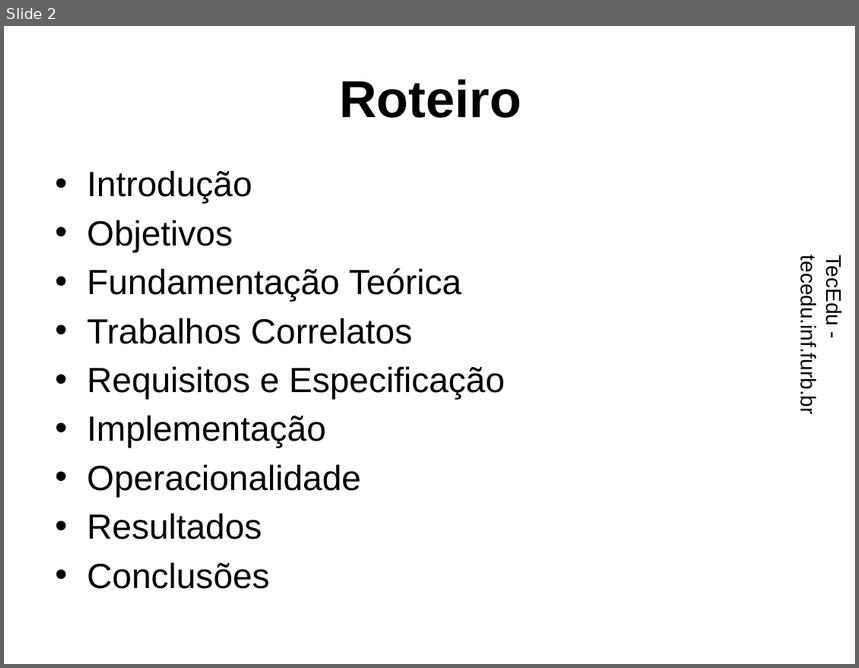
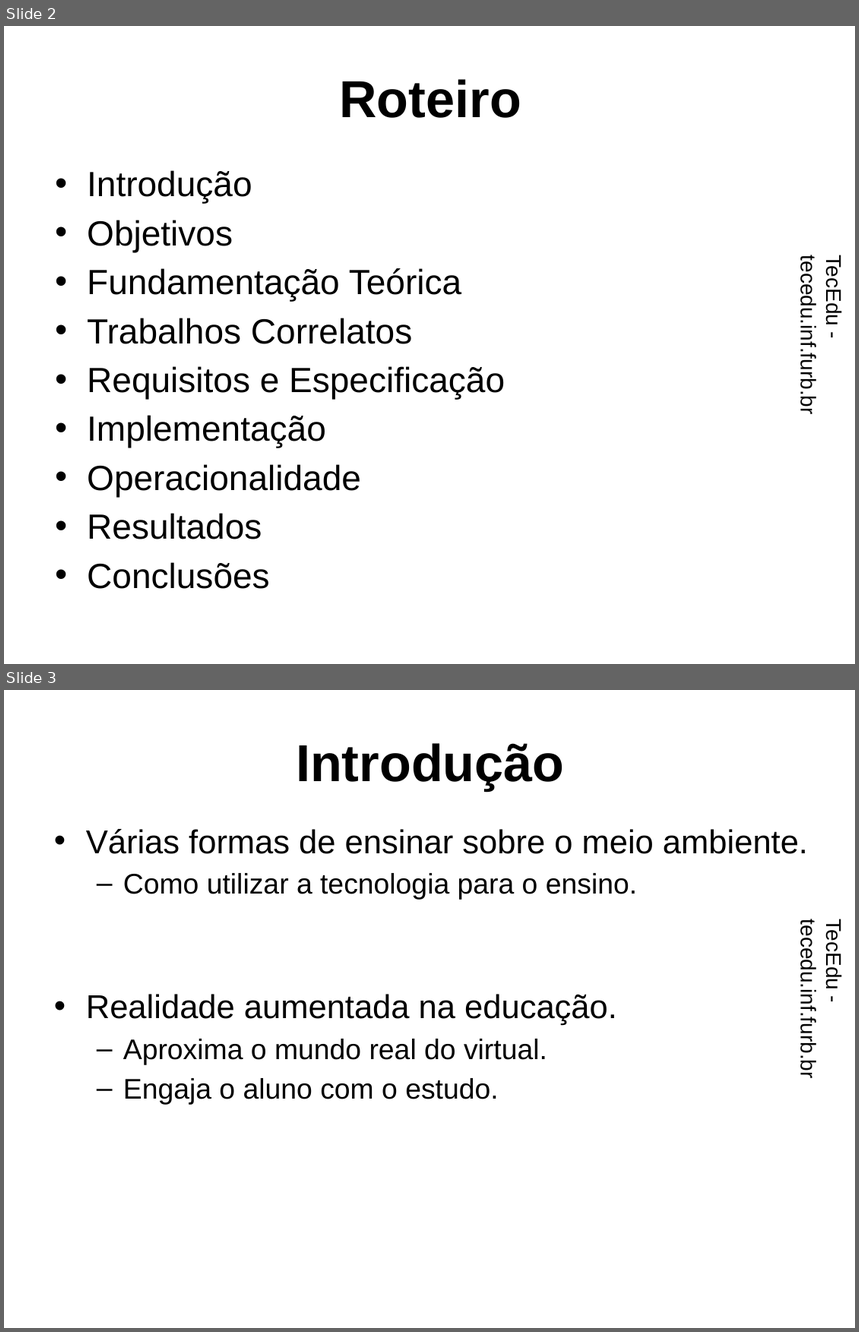
Before and after one commit to dalton-reis/tcc_RodrigoWernkePereira, a slide deck: Apresentação/EcosAR.pptx. Shown one above the other, each under a label of ours: slide 2 before the commit, slides 2 and 3 after it. The pictures are 859x668 and 859x1332 pixels, drawn with LibreOffice and Linux fonts; fonts in the diff are those of the drawing; background and template pictures are left out. Boxes give left, top, right and bottom in pixels: in the first picture for what was removed or moved away, otherwise in the second. Text is boxed around its words. In the diff, an @@ line names an element or a change of style, - is before the commit and + after.

```diff
--- a/Apresentação/EcosAR.pptx
+++ b/Apresentação/EcosAR.pptx
@@ slide 3 added at [4,690,855,1328], background picture (left out); not listed: 1 template element that a slide beside it also shows @@
@@ title added at [296,743,564,791], 44 pt, text #000000, bold @@
+Introdução
@@ text added at [86,829,808,1105], 24 pt, text #000000 @@
+• Várias formas de ensinar sobre o meio ambiente.
+  – Como utilizar a tecnologia para o ensino.
+• Realidade aumentada na educação.
+  – Aproxima o mundo real do virtual.
+  – Engaja o aluno com o estudo.
```
Also in this commit, not shown: 1 slide changed, 20 other slides added, 11 slides removed.
